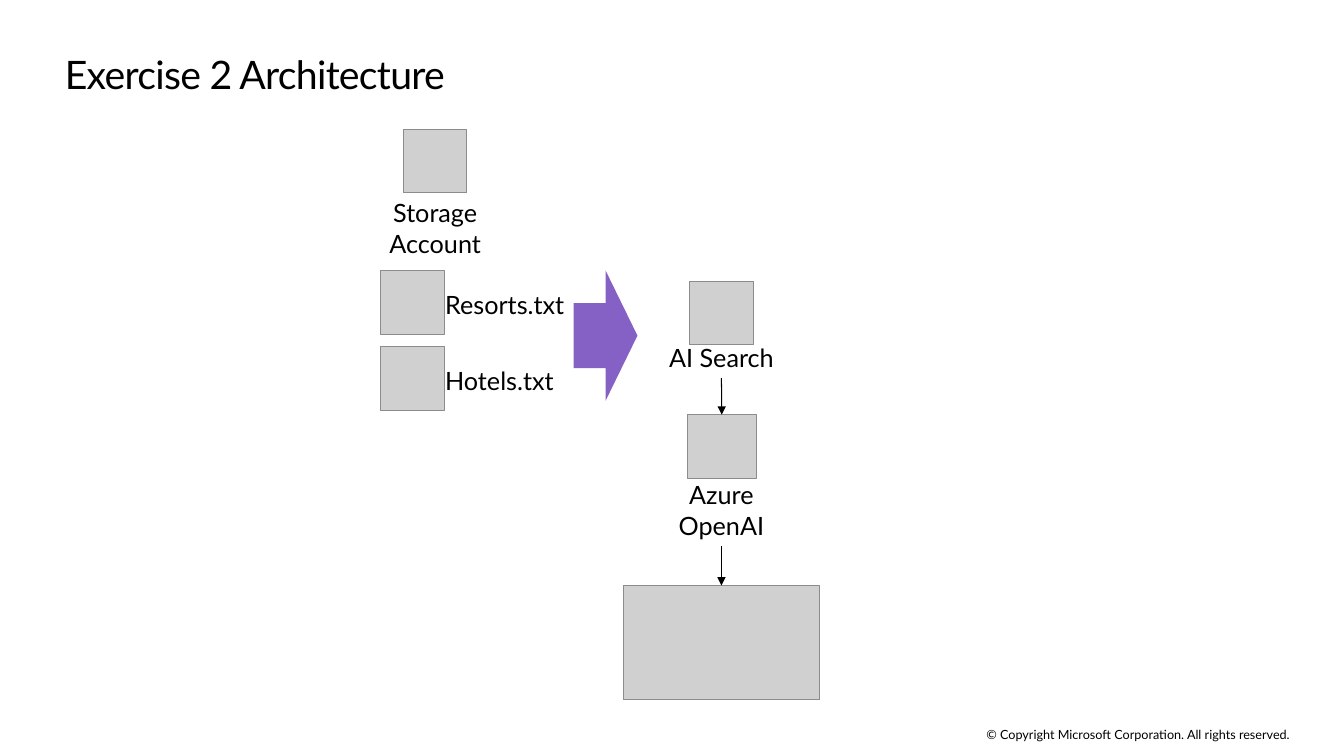
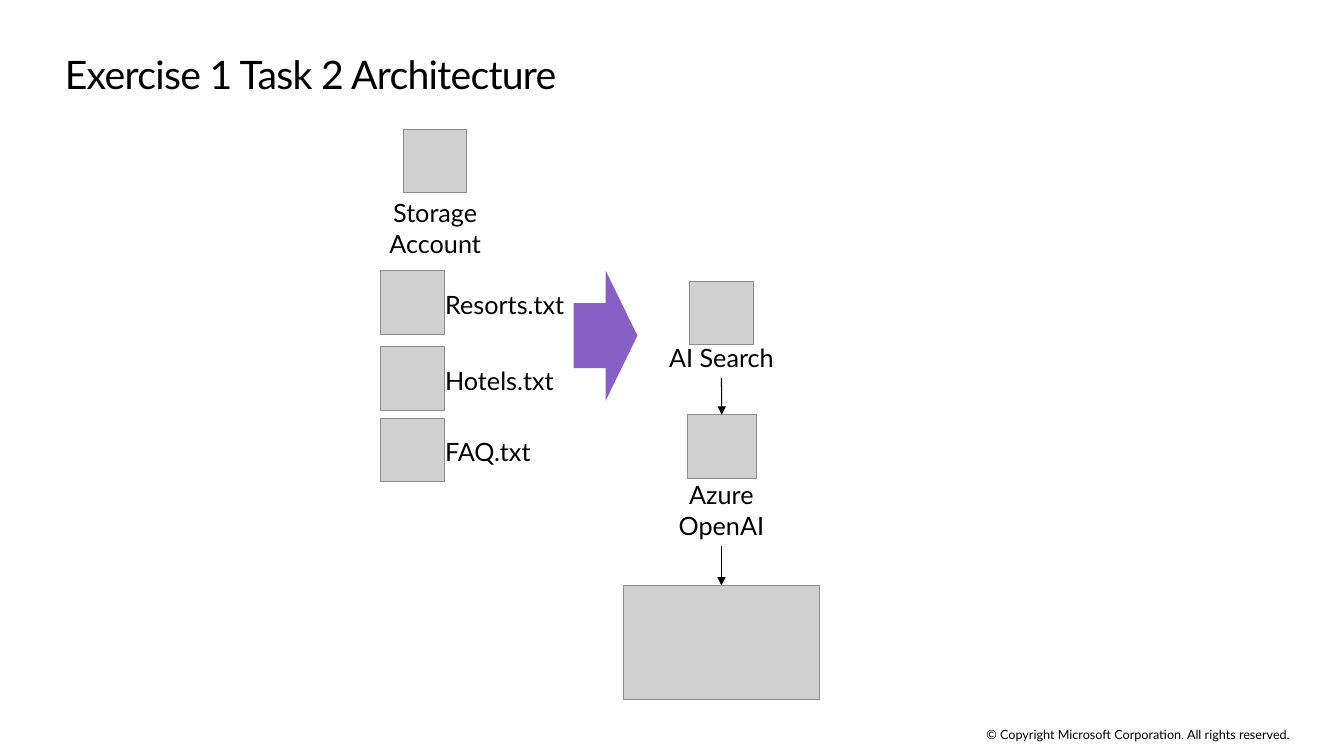
Before and after one commit to microsoft/TechExcel-Integrating-Azure-PaaS-and-AI-Services-for-AI-Design-Wins, a slide deck: slide 9 of slides/Lab Slides.pptx (slide 10 before the commit). Drawn at 1344x756 pixels with LibreOffice and Linux fonts; fonts in the diff are those of the drawing; grey boxes stand for pictures. Boxes give left, top, right and bottom in pixels: in the first picture for what was removed or moved away, otherwise in the second. Text is boxed around its words. In the diff, an @@ line names an element or a change of style, - is before the commit and + after.

```diff
--- a/slides/Lab Slides.pptx
+++ b/slides/Lab Slides.pptx
@@ title at (x1=65, y1=60, x2=556, y2=90): text changed @@
-Exercise 2 Architecture
+Exercise 1 Task 2 Architecture
@@ picture added at (x1=380, y1=418, x2=444, y2=482) @@
@@ text added at (x1=445, y1=442, x2=530, y2=465), 18 pt, text #000000 @@
+FAQ.txt
```
Also in this commit, not shown: 16 other slides changed, 10 slides added, 19 slides removed.
